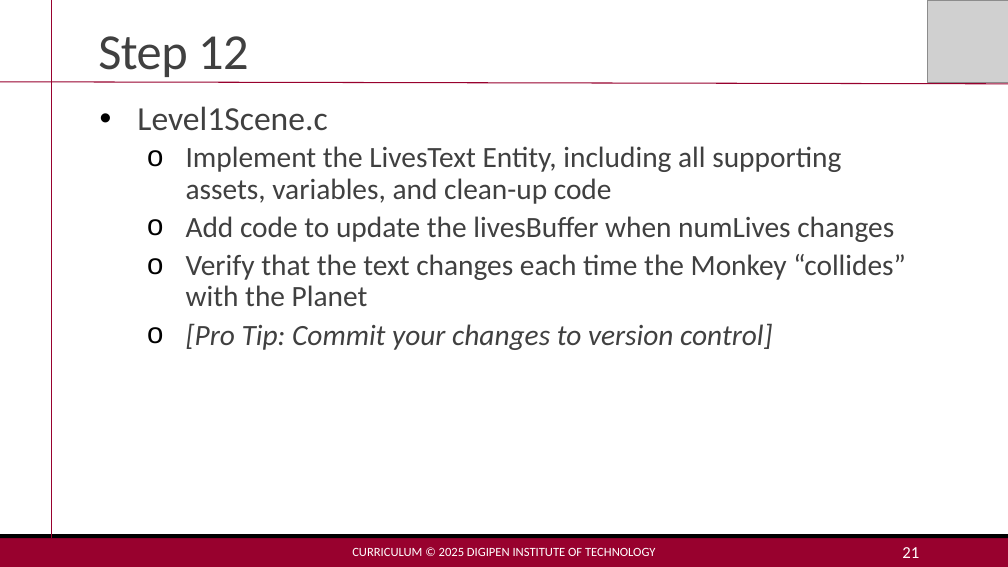
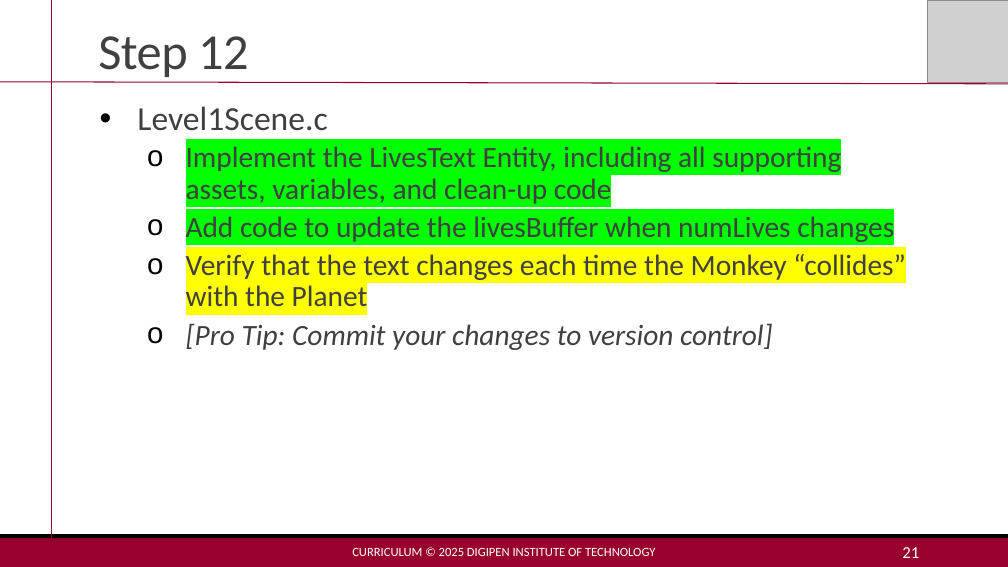
Before and after one commit to MakoJBryant/cs-230-project-game-engine, a slide deck: slide 21 of Project 3 - Lecture.pptx. Drawn at 1008x567 pixels with LibreOffice and Linux fonts; fonts in the diff are those of the drawing; grey boxes stand for pictures. Boxes give left, top, right and bottom in pixels: in the first picture for what was removed or moved away, otherwise in the second. Text is boxed around its words. In the diff, an @@ line names an element or a change of style, - is before the commit and + after.

```diff
--- a/Project 3 - Lecture.pptx
+++ b/Project 3 - Lecture.pptx
@@ text at <box>186,146,906,314</box>: highlight none to #00FF00 in "Implement the LivesText Entity, including all supporting ...", "Add code to update the livesBuffer when ..."; highlight none to #FFFF00 in "Verify that the text changes each time ..." @@
```
Also in this commit, not shown: 1 other slide changed, 4 other files.
